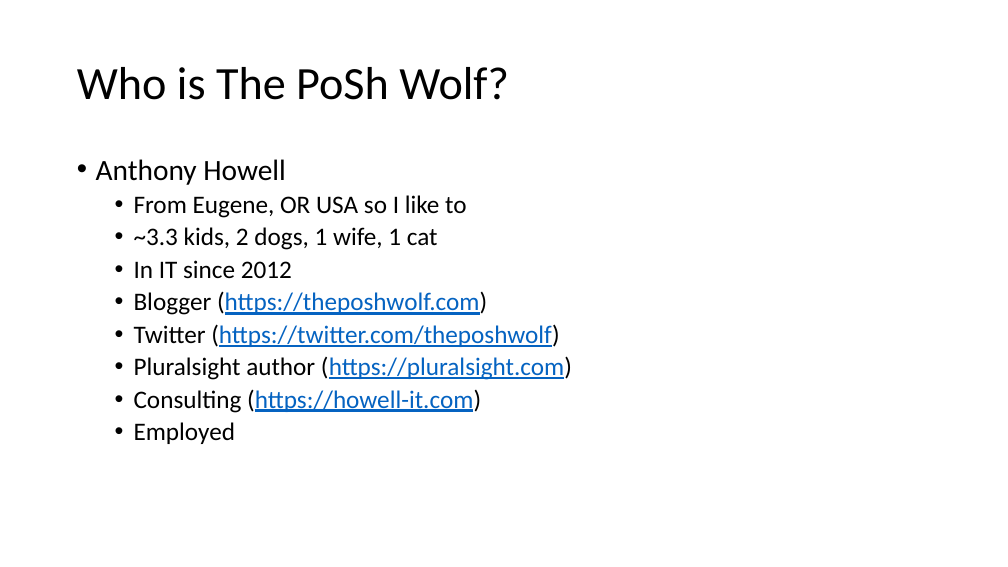
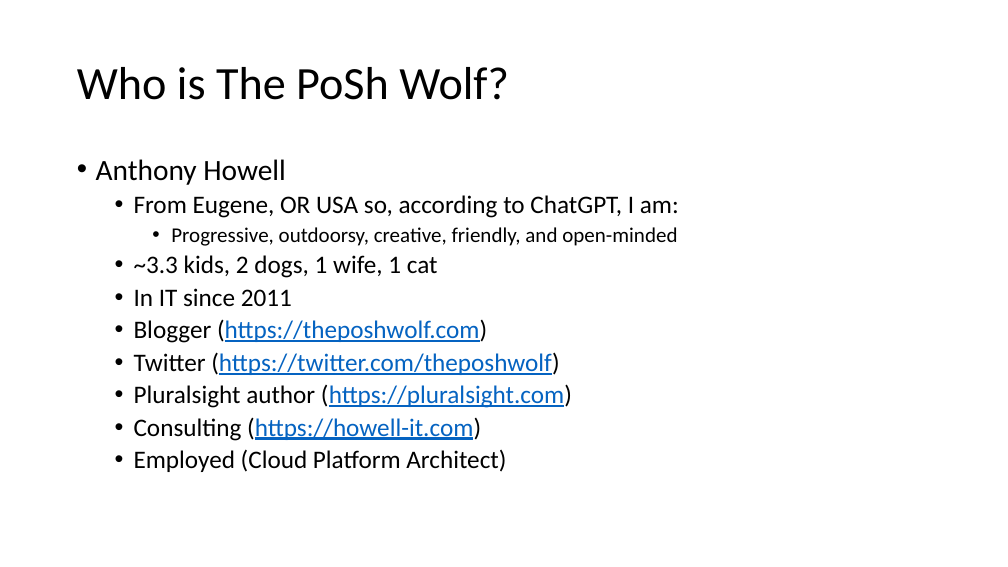
Before and after one commit to ThePoShWolf/Sessions, a slide deck: slide 2 of 2023-04-27 - Making Kubectl PowerShell friendly/PowerShell Summit 2023 - Making Kubectl PowerShell friendly.pptx. Drawn at 1008x567 pixels with LibreOffice and Linux fonts; fonts in the diff are those of the drawing; background and template pictures are left out. Boxes give left, top, right and bottom in pixels: in the first picture for what was removed or moved away, otherwise in the second. Text is boxed around its words. In the diff, an @@ line names an element or a change of style, - is before the commit and + after.

```diff
--- a/2023-04-27 - Making Kubectl PowerShell friendly/PowerShell Summit 2023 - Making Kubectl PowerShell friendly.pptx
+++ b/2023-04-27 - Making Kubectl PowerShell friendly/PowerShell Summit 2023 - Making Kubectl PowerShell friendly.pptx
@@ text at [134, 195, 679, 246]: text changed; size 24 to 20 pt @@
-  • From Eugene, OR USA so I like to
+  • From Eugene, OR USA so, according to ChatGPT, I am:
+    • Progressive, outdoorsy, creative, friendly, and open-minded
@@ text at [134, 288, 292, 307]: text changed @@
-  • In IT since 2012
+  • In IT since 2011
@@ text at [134, 449, 506, 472]: text changed @@
-  • Employed
+  • Employed (Cloud Platform Architect)
```
Also in this commit, not shown: 1 other slide changed, 3 slides added.
